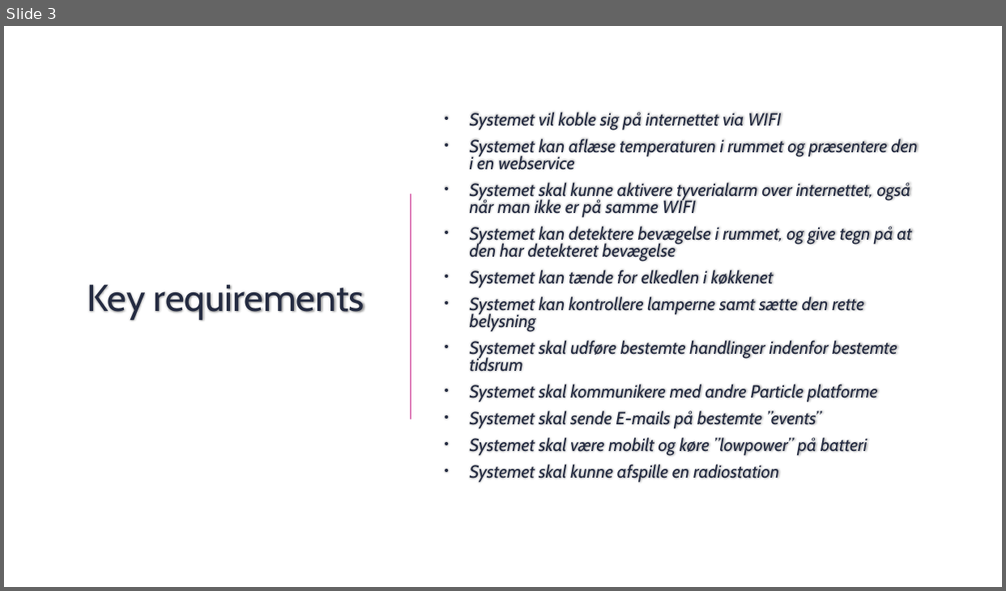
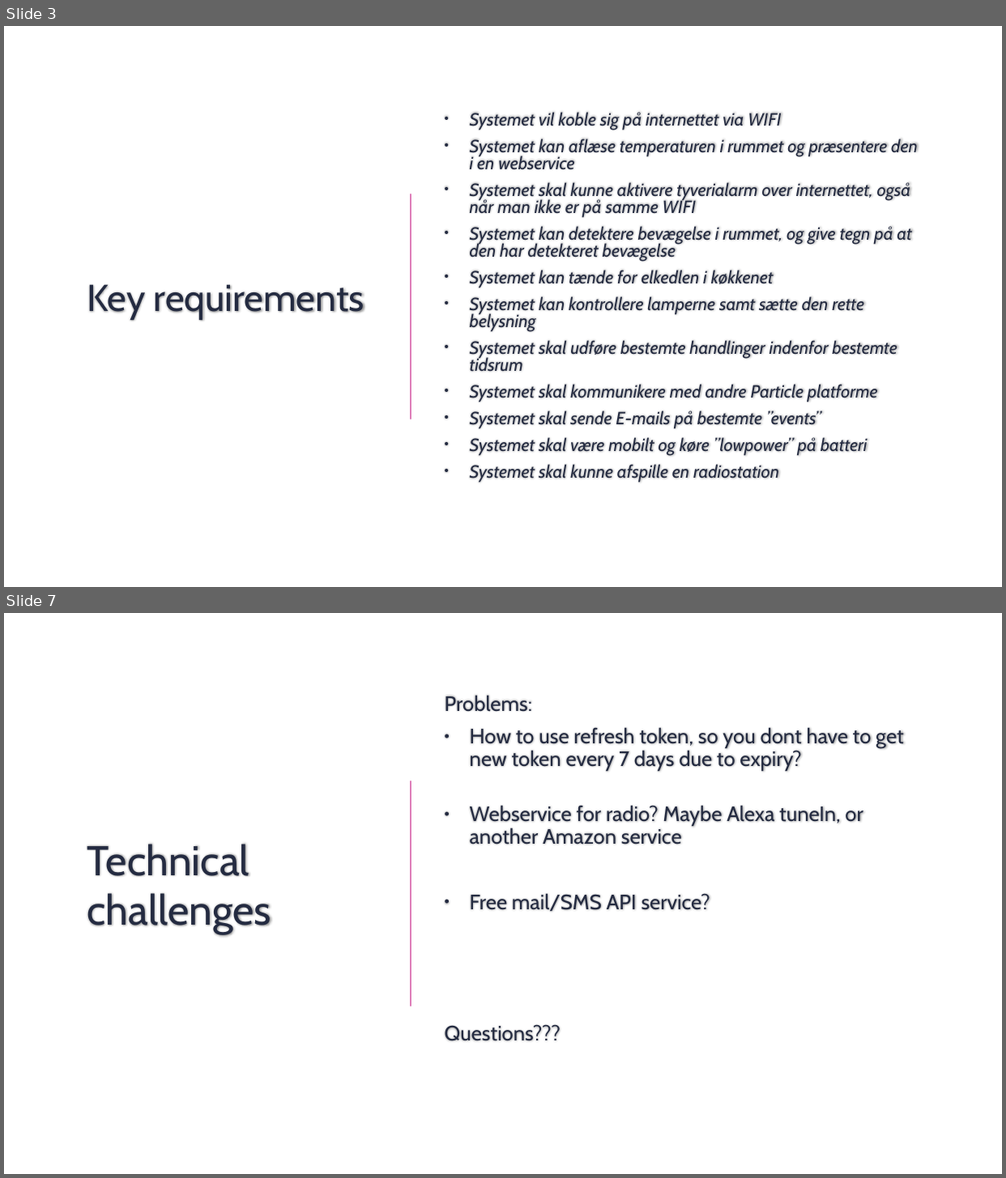
Before and after one commit to larsuldall/IOT05-Project, a slide deck: Documentation/Presentation/Project presentation - Lars Juhl.pptx. Shown one above the other, each under a label of ours: slide 3 before the commit, slides 3 and 7 after it; the slides between them are not shown. The pictures are 1006x591 and 1006x1178 pixels, drawn with LibreOffice and Linux fonts; fonts in the diff are those of the drawing; background and template pictures are left out. Boxes give left, top, right and bottom in pixels: in the first picture for what was removed or moved away, otherwise in the second. Text is boxed around its words. In the diff, an @@ line names an element or a change of style, - is before the commit and + after.

```diff
--- a/Documentation/Presentation/Project presentation - Lars Juhl.pptx
+++ b/Documentation/Presentation/Project presentation - Lars Juhl.pptx
@@ slide 7 added at box(4, 613, 1002, 1174), background picture (left out) @@
@@ text added at box(445, 695, 904, 1041), 20 pt, text #242B41 @@
+Problems:
+• How to use refresh token, so you dont have to get new token every 7 days due to expiry?
+• Webservice for radio? Maybe Alexa tuneIn, or another Amazon service
+• Free mail/SMS API service?
+Questions???
@@ line added from (411, 781) to (411, 1006), #DE7EB9 1.5 pt @@
@@ title added at box(87, 844, 272, 934), 40 pt, text #242B41 @@
+Technical challenges
```
Also in this commit, not shown: 3 slides changed, 1 other slide added, 1 other file.
